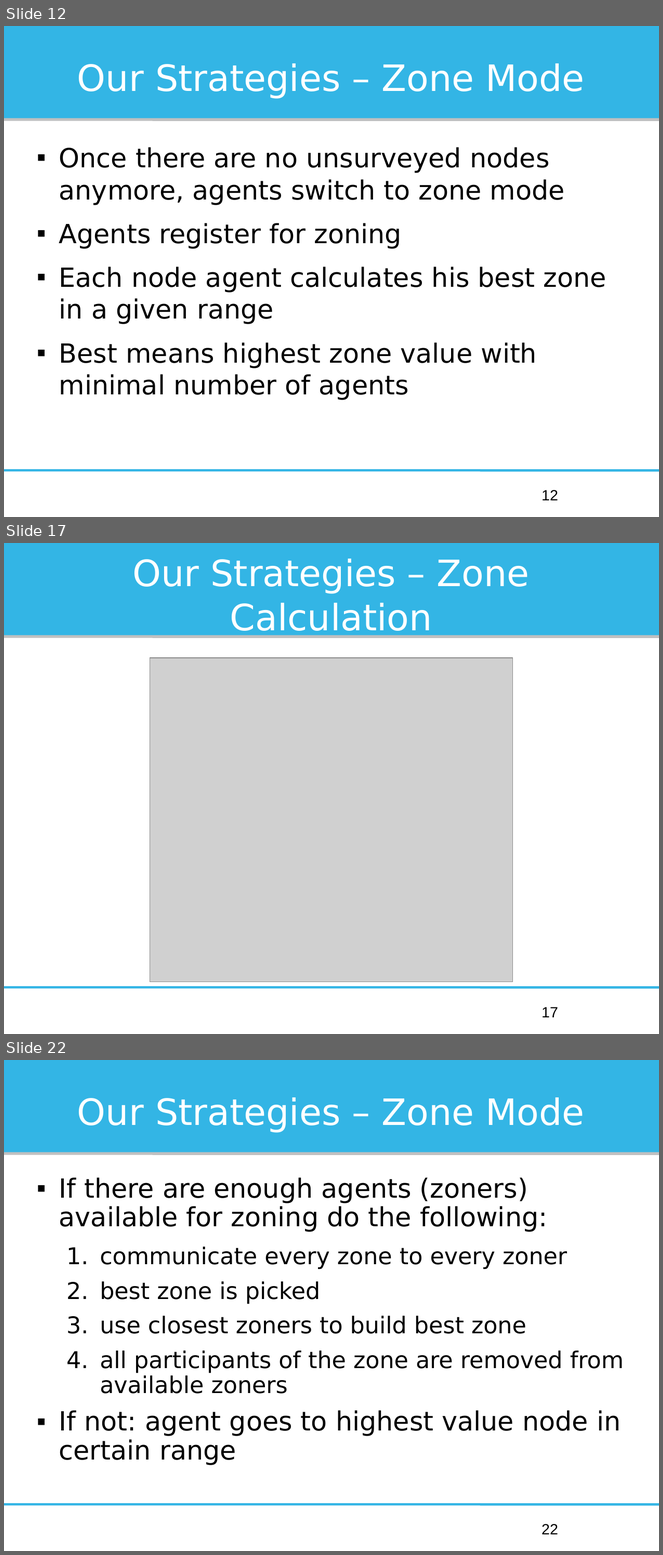
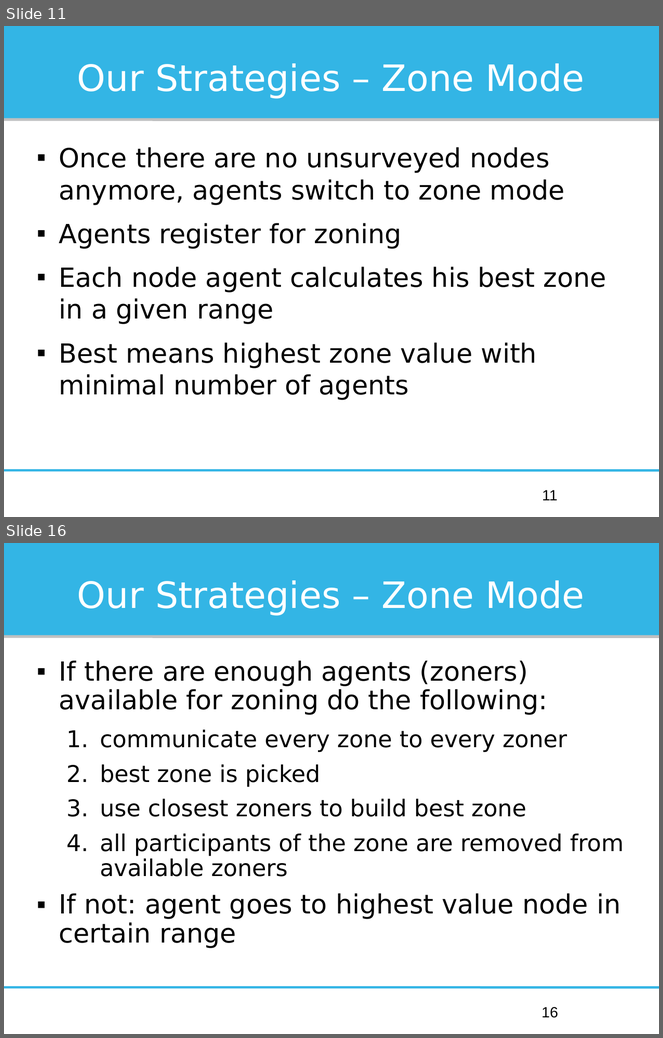
Before and after one commit to Institute-Web-Science-and-Technologies/mapc, a slide deck: Oberseminar/presentation.odp. Shown one above the other, each under a label of ours: slides 12, 17 and 22 before the commit, slides 11 and 16 after it; the slides between them are not shown. The pictures are 663x1555 and 663x1038 pixels, drawn with LibreOffice and Linux fonts; fonts in the diff are those of the drawing; grey boxes stand for pictures. Boxes give left, top, right and bottom in pixels: in the first picture for what was removed or moved away, otherwise in the second. Text is boxed around its words. In the diff, an @@ line names an element or a change of style, - is before the commit and + after.

```diff
--- a/Oberseminar/presentation.odp
+++ b/Oberseminar/presentation.odp
@@ slide 17 removed at bbox=[4, 543, 659, 1034], background #FFFFFF; not listed: 3 template elements that a slide beside it also shows @@
@@ title removed at bbox=[132, 559, 530, 638] @@
-Our Strategies – Zone Calculation
@@ picture removed at bbox=[150, 658, 514, 982] @@
@@ page number removed at bbox=[542, 1007, 558, 1018] @@
-17
@@ what was slide 12 is now slide 11 @@
@@ page number at bbox=[542, 490, 558, 501]: text changed @@
-12
+11
@@ what was slide 22 is now slide 16 @@
@@ page number at bbox=[542, 1007, 558, 1018]: text changed @@
-22
+16
```
Also in this commit, not shown: 7 slides changed, 6 other slides removed.
